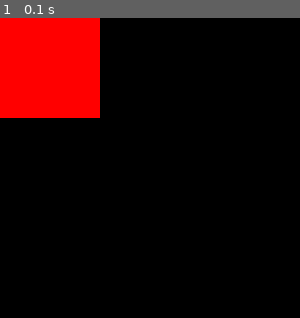
Above: before the commit, frame 1.
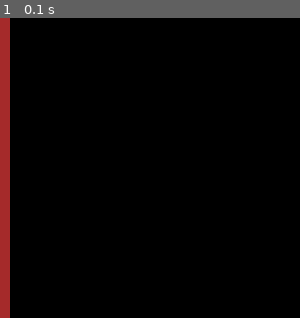
Above: after the commit, the same moment.

Repository: andrey-rakov/git_project
Game: pygame game, started from project_pygame_0.py
Same seed, same stepped clock (60 frames per second), same inputs: the game is played once before the commit and once after it.
Inputs:
- Up to frame 1 (0.1 s): no input

The runs differ from the first frame. In frame 1, 13% of the frame differs, in the area x 0-34%, y 0-100%.

Commit message:
Добавлен рисунок флагштока

Diff:
--- a/project_pygame_0.py
+++ b/project_pygame_0.py
@@ -6,7 +6,7 @@
 size = 300, 300
 screen = pygame.display.set_mode(size)
 
-pygame.draw.rect(screen, pygame.Color('red'), (0, 0, 100, 100), 0)
+pygame.draw.rect(screen, pygame.Color('brown'), (0, 0, 10, 300), 0)
 
 while pygame.event.wait().type != pygame.QUIT:
     pygame.display.flip()
